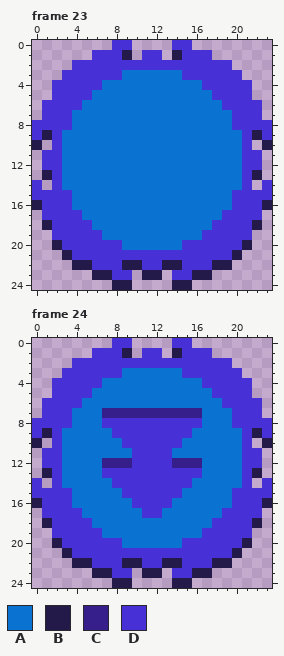
Edited in one commit: pixel-art file (Succubus/Sprites/ButtonsGameplay.aseprite). That is the earlier state.
24x25 pixels, 33 frames. Shown: frame 23, frame 24. The commit also changed other frames, which this record leaves out.
Palette (. is transparent): A #0a73d1  B #241a49  C #371f8b  D #4830d7
Pixels before, frame 23, first column x 0:
 0 ........DD....DD........
 1 ......DDDB.DD.BDDD......
 2 ....DDDDDDDDDDDDDDDD....
 3 ...DDDDDDAAAAAADDDDDD...
 4 ..DDDDDAAAAAAAAAADDDDD..
 5 ..DDDDAAAAAAAAAAAADDDD..
 6 .DDDDAAAAAAAAAAAAAADDDD.
 7 .DDDAAAAAAAAAAAAAAAADDD.
 8 DDDDAAAAAAAAAAAAAAAADDDD
 9 DBDAAAAAAAAAAAAAAAAAADBD
10 B.DAAAAAAAAAAAAAAAAAAD.B
11 .DDAAAAAAAAAAAAAAAAAADD.
12 .DDAAAAAAAAAAAAAAAAAADD.
13 .BDAAAAAAAAAAAAAAAAAADB.
14 D.DAAAAAAAAAAAAAAAAAAD.D
15 DDDDAAAAAAAAAAAAAAAADDDD
16 BDDDAAAAAAAAAAAAAAAADDDB
17 .DDDDAAAAAAAAAAAAAADDDD.
18 .BDDDDAAAAAAAAAAAADDDDB.
19 ..DDDDDAAAAAAAAAADDDDD..
20 ..BDDDDDDAAAAAADDDDDDB..
21 ...BDDDDDDDDDDDDDDDDB...
22 ....BBDDDBBDDBBDDDBB....
23 ......BBDD.BB.DDBB......
24 ........BB....BB........
Pixels before, frame 24, first column x 0:
 0 ........DD....DD........
 1 ......DDDB.DD.BDDD......
 2 ....DDDDDDDDDDDDDDDD....
 3 ...DDDDDDAAAAAADDDDDD...
 4 ..DDDDDAAAAAAAAAADDDDD..
 5 ..DDDDAAAAAAAAAAAADDDD..
 6 .DDDDAAAAAAAAAAAAAADDDD.
 7 .DDDAAACCCCCCCCCCAAADDD.
 8 DDDDAAADDDDDDDDDDAAADDDD
 9 DBDAAAAADDDDDDDDAAAAADBD
10 B.DAAAAAADDDDDDAAAAAAD.B
11 .DDAAAAAAADDDDAAAAAAADD.
12 .DDAAAACCCDDDDCCCAAAADD.
13 .BDAAAADDDDDDDDDDAAAADB.
14 D.DAAAAADDDDDDDDAAAAAD.D
15 DDDDAAAAADDDDDDAAAAADDDD
16 BDDDAAAAAADDDDAAAAAADDDB
17 .DDDDAAAAAADDAAAAAADDDD.
18 .BDDDDAAAAAAAAAAAADDDDB.
19 ..DDDDDAAAAAAAAAADDDDD..
20 ..BDDDDDDAAAAAADDDDDDB..
21 ...BDDDDDDDDDDDDDDDDB...
22 ....BBDDDBBDDBBDDDBB....
23 ......BBDD.BB.DDBB......
24 ........BB....BB........
After:
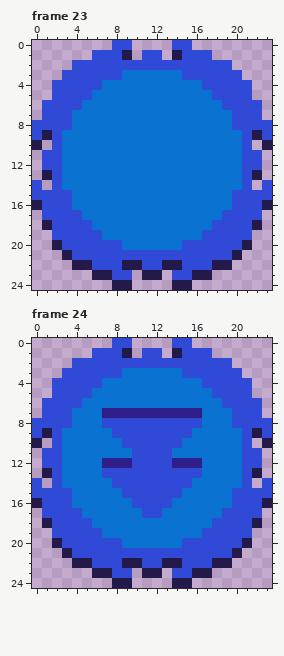
Difference:
colour C: #371f8b -> #2f1f8b
colour D: #4830d7 -> #3049d7
Boxes around the changes in both pictures, in picture pixels (x1, y1, x2, y2):
changed: (32, 40, 272, 280)
changed: (32, 338, 272, 578)
